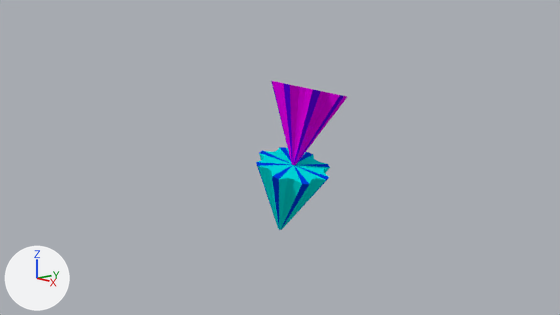
A saved change to the Blender file blender/tops02a.blend.
Camera for both pictures: the file's camera 'zCamera'. Every picture has the same lights, and +X, +Y and +Z are marked at lower left.

In view in the first picture: 'xBasicTop', 'xSecondTop'.
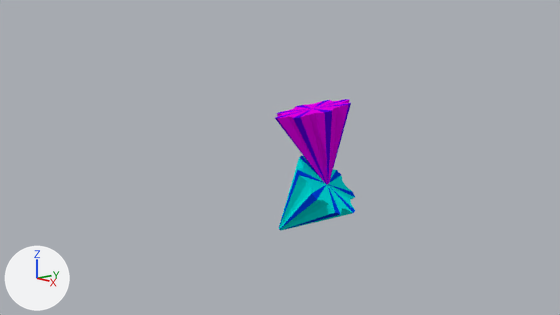
Edits to the scene script, one JSON object a line:
```json
{"op": "set", "path": "ob_xbasictop.rotation_euler", "old": "(0.167, 0.256, 0.511)", "new": "(0.684, 0.376, 1.515)", "note": "degrees (9.6, 15, 29) -> degrees (39, 22, 87)"}
{"op": "set", "path": "ob_xsecondtop.location", "old": "(0.6, -0.05, 1.91)", "new": "(1.29, 0.5, 1.44)"}
{"op": "set", "path": "ob_xsecondtop.rotation_euler", "old": "(-0.181, 0.126, 0.286)", "new": "(0.192, -0.0647, -0.28)", "note": "degrees (-10, 7.2, 16) -> degrees (11, -3.7, -16)"}
```

Boxes (x1, y1, x2, y2) around the edits, measured in the pictures (560 x 315 px):
```json
{"object": "xBasicTop", "change": "turned", "before": [256, 147, 330, 230], "after": [279, 155, 355, 231]}
{"object": "xSecondTop", "change": "moved, turned", "before": [271, 81, 347, 165], "after": [275, 99, 351, 184]}
```
